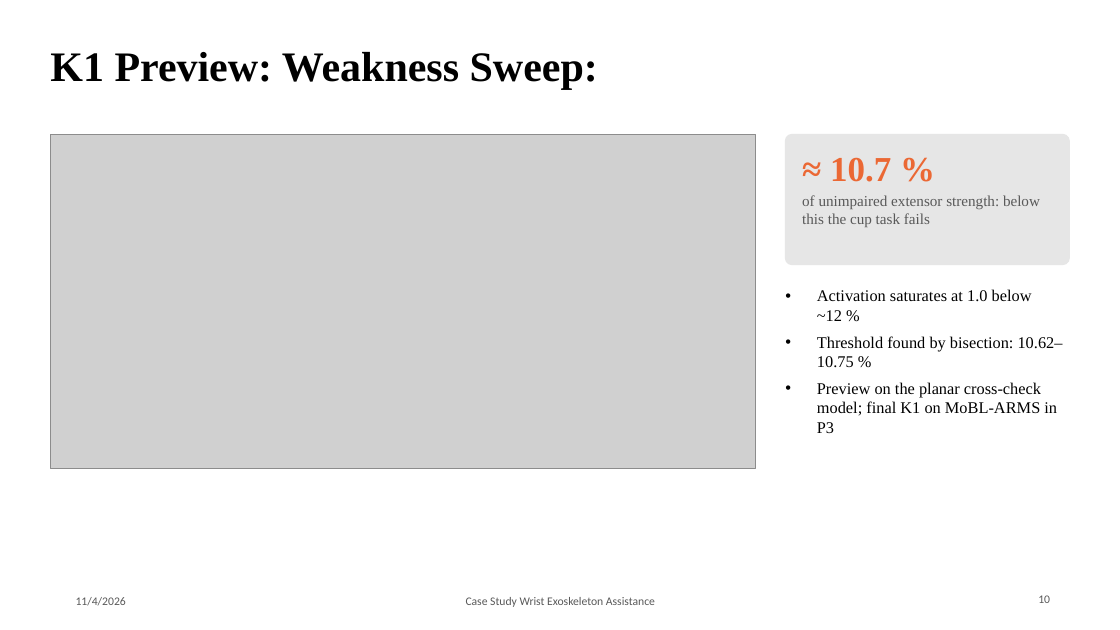
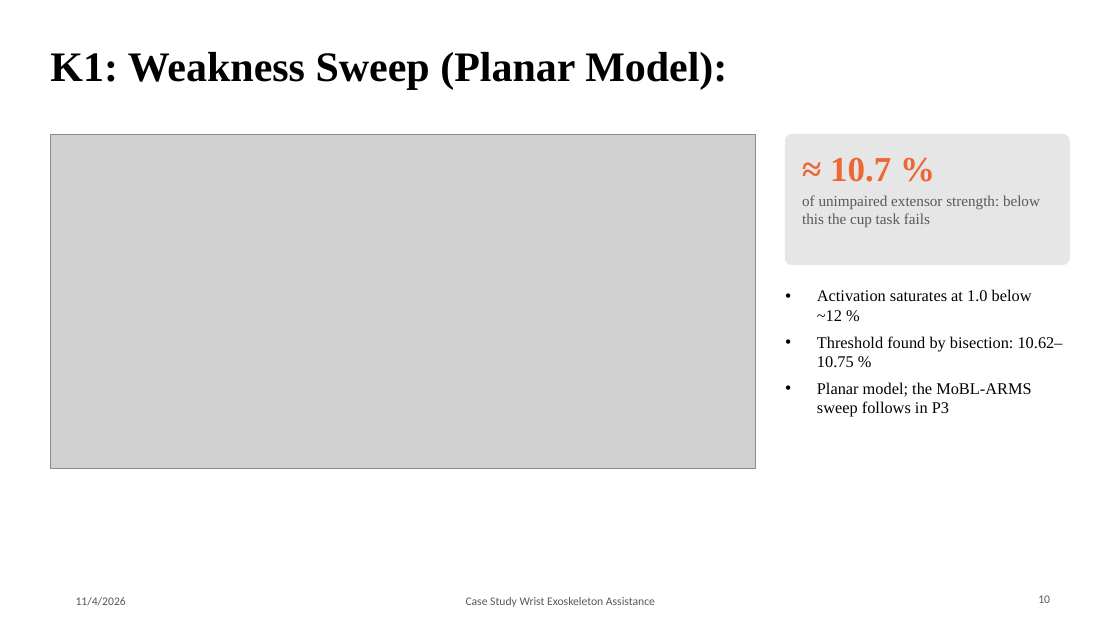
Before and after one commit to Rationaliser/wrist-exo-assist-sim, a slide deck: slide 10 of presentation/P2_Team7_Wrist_Exo_Baseline.pptx. Drawn at 1120x630 pixels with LibreOffice and Linux fonts; fonts in the diff are those of the drawing; grey boxes stand for pictures; background and template pictures are left out. Boxes give left, top, right and bottom in pixels: in the first picture for what was removed or moved away, otherwise in the second. Text is boxed around its words. In the diff, an @@ line names an element or a change of style, - is before the commit and + after.

```diff
--- a/presentation/P2_Team7_Wrist_Exo_Baseline.pptx
+++ b/presentation/P2_Team7_Wrist_Exo_Baseline.pptx
@@ title at <box>50,52,727,89</box>: text changed @@
-K1 Preview: Weakness Sweep:
+K1: Weakness Sweep (Planar Model):
@@ text at <box>817,382,1031,417</box>: text changed @@
-• Preview on the planar cross-check model; final K1 on MoBL-ARMS in P3
+• Planar model; the MoBL-ARMS sweep follows in P3
```
Also in this commit, not shown: 5 other slides changed, 44 other files.
